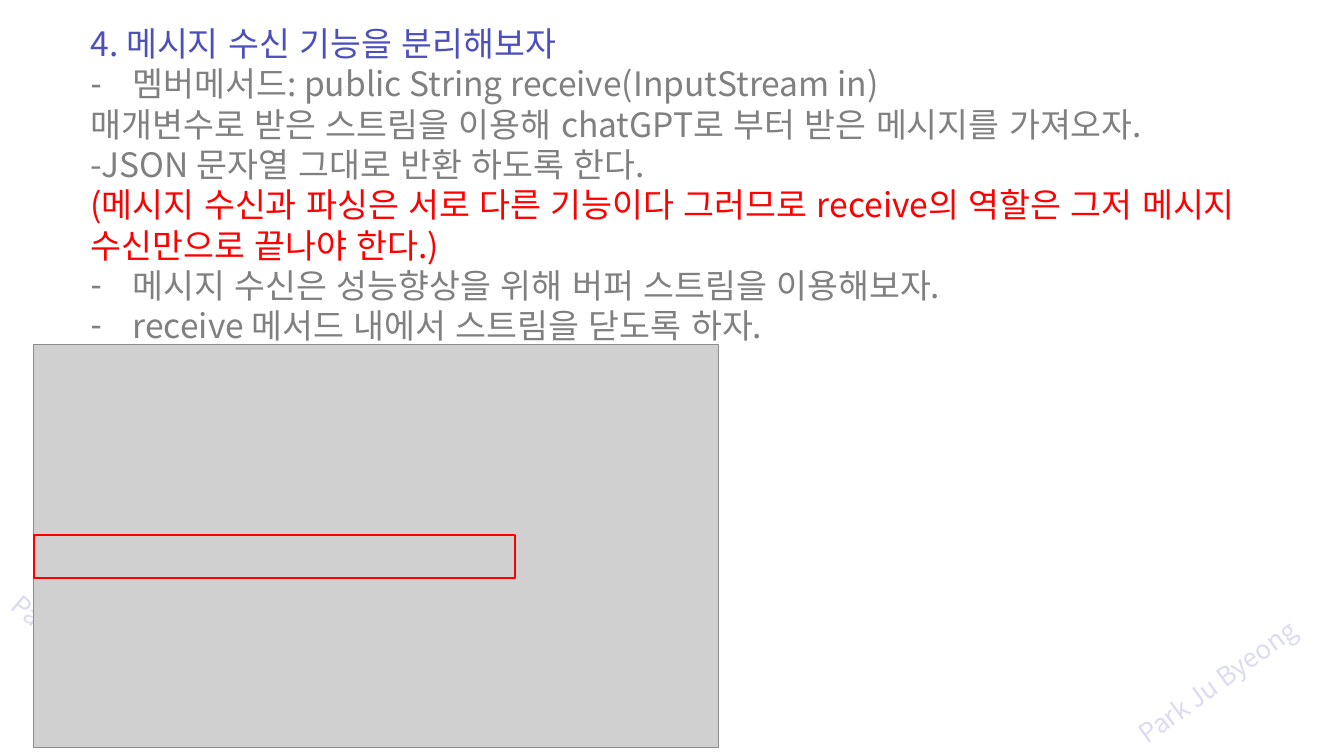
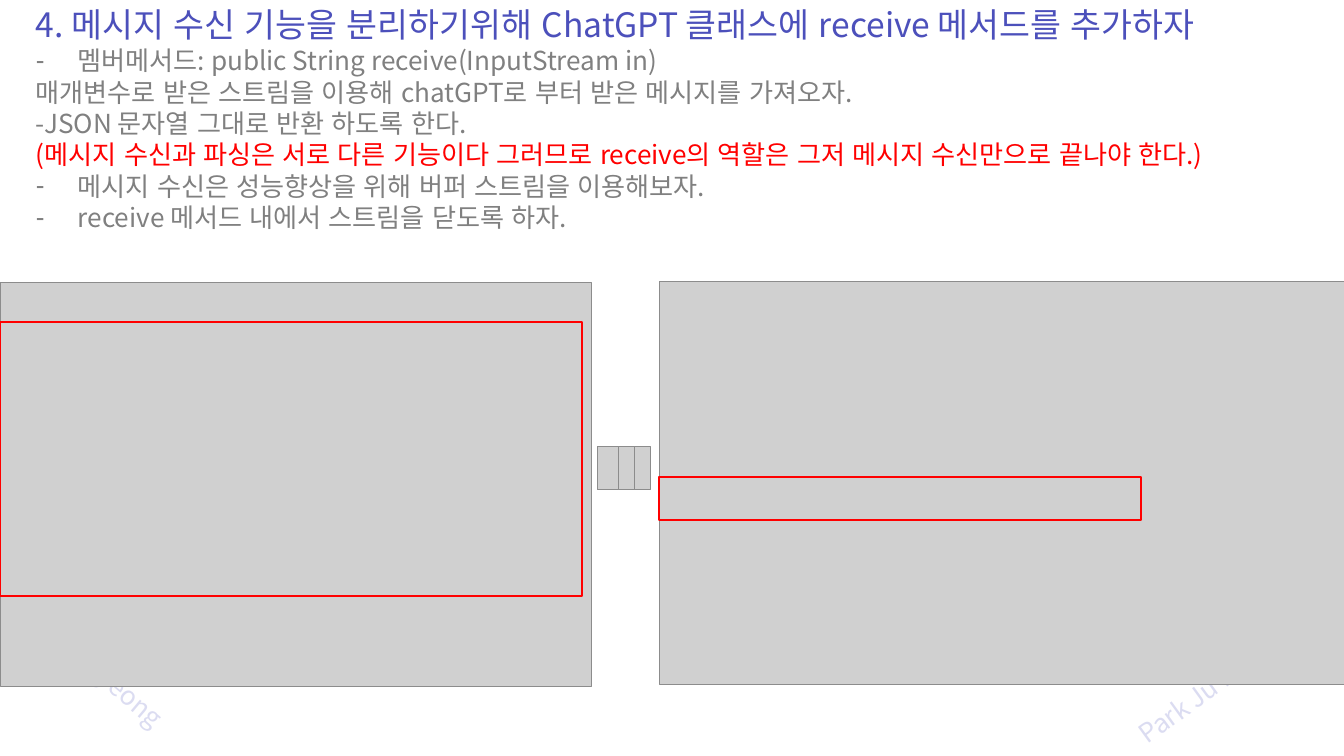
Before and after one commit to zest132/JavaLecture, a slide deck: slide 26 of JavaLecture/LectureFile/java 16강 실습.pptx (slide 24 before the commit). Drawn at 1344x756 pixels with LibreOffice and Linux fonts; fonts in the diff are those of the drawing; grey boxes stand for pictures. Boxes give left, top, right and bottom in pixels: in the first picture for what was removed or moved away, otherwise in the second. Text is boxed around its words. In the diff, an @@ line names an element or a change of style, - is before the commit and + after.

```diff
--- a/JavaLecture/LectureFile/java 16강 실습.pptx
+++ b/JavaLecture/LectureFile/java 16강 실습.pptx
@@ text "4. 메시지 수신 기능을 분리하기위해 ...": place and size @@
-text "4. 메시지 수신 기능을 분리하기위해 ..." at (91,28,1235,348)
+text "4. 메시지 수신 기능을 분리하기위해 ..." at (36,9,1202,229)
@@ text at (36,9,1195,40): text changed @@
-4. 메시지 수신 기능을 분리해보자
+4. 메시지 수신 기능을 분리하기위해 ChatGPT 클래스에 receive 메서드를 추가하자
@@ text at (36,48,1202,229): size 36 to 28 pt in "멤버메서드: public String receive(InputStream in)", "매개변수로 받은 스트림을 이용해 chatGPT로 부터 받은 ...", "-JSON 문자열 그대로 반환 하도록 한다.", "(메시지 수신과 파싱은 서로 다른 기능이다 그러므로 ..." and 2 more places @@
@@ picture added at (0,283,591,686) @@
@@ picture: place and size @@
-picture at (34,344,718,747)
+picture at (659,281,1344,684)
@@ rectangle added at (0,322,583,596), outline #FF0000 2 pt @@
@@ picture added at (597,446,618,489) @@
@@ picture added at (613,446,634,489) @@
@@ picture added at (628,446,650,489) @@
@@ rectangle: place and size @@
-rectangle at (34,535,515,578)
+rectangle at (659,477,1141,520)
```
Also in this commit, not shown: 7 other slides changed, 6 slides added, 1 slide removed, 11 other files.
